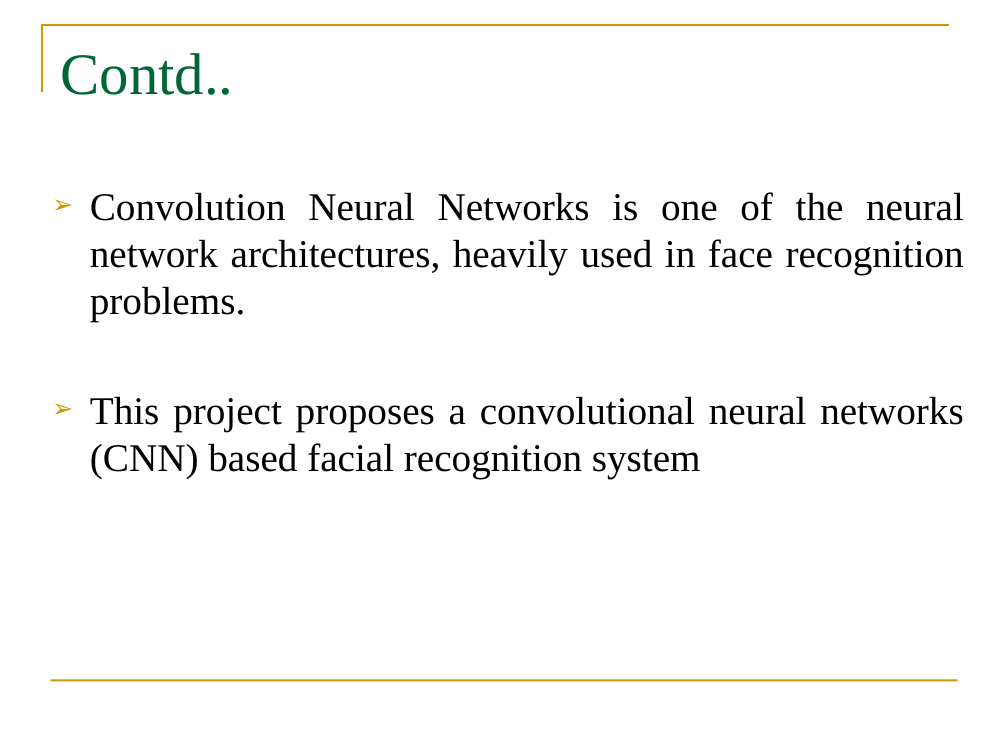
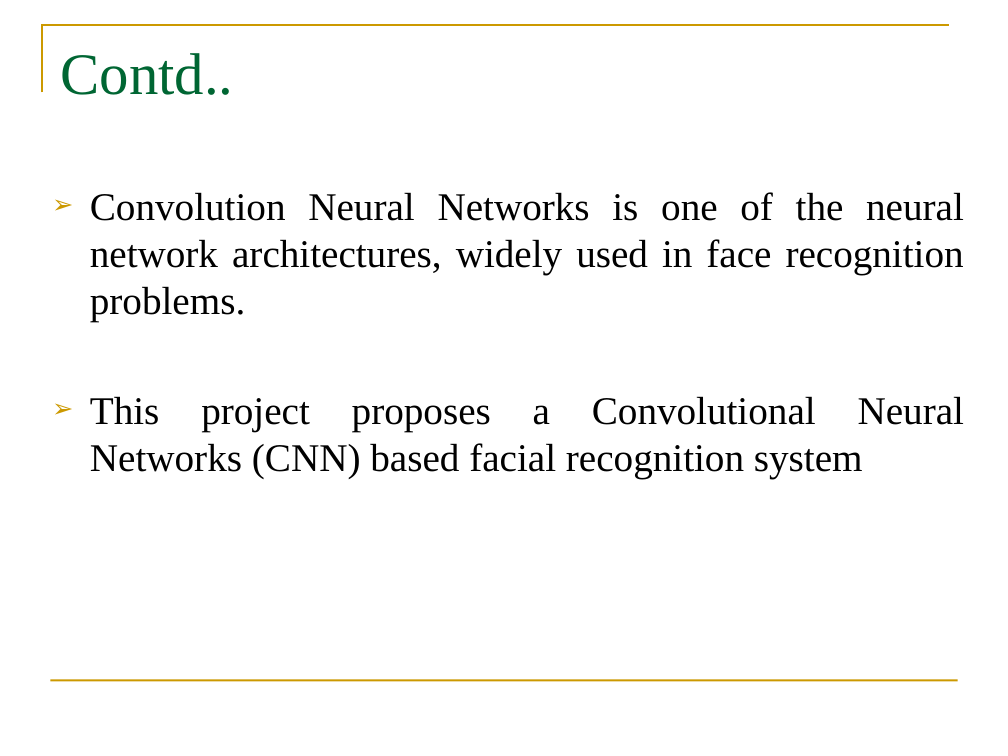
Before and after one commit to syamkakarla98/Face_Recognition_Using_Convolutional_Neural_Networks, a slide deck: slide 3 of Review-2/Review-2.pptx. Drawn at 1008x756 pixels with LibreOffice and Linux fonts; fonts in the diff are those of the drawing; background and template pictures are left out. Boxes give left, top, right and bottom in pixels: in the first picture for what was removed or moved away, otherwise in the second. Text is boxed around its words. In the diff, an @@ line names an element or a change of style, - is before the commit and + after.

Commit message:
Adding ppt

```diff
--- a/Review-2/Review-2.pptx
+++ b/Review-2/Review-2.pptx
@@ text at [90, 192, 964, 479]: text changed @@
-➢ Convolution Neural Networks is one of the neural network architectures, heavily used in face recognition problems.
-➢ This project proposes a convolutional neural networks (CNN) based facial recognition system
+➢ Convolution Neural Networks is one of the neural network architectures, widely used in face recognition problems.
+➢ This project proposes a Convolutional Neural Networks (CNN) based facial recognition system
```
Also in this commit, not shown: 7 other slides changed, 3 slides added.
